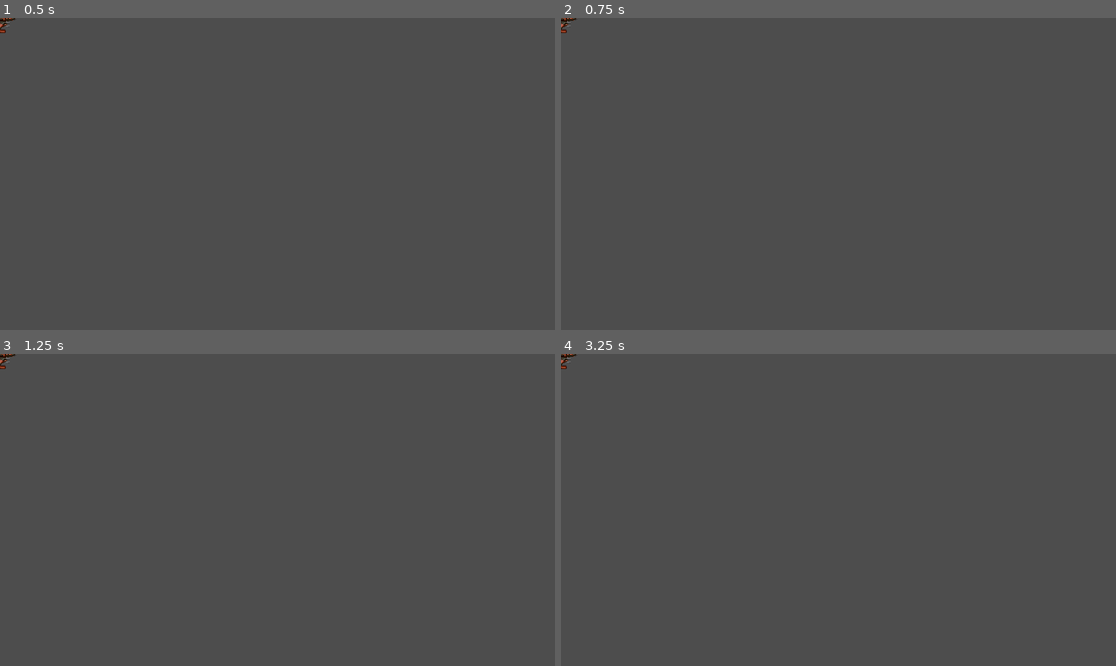
Above: before the commit, frames 1-4 (two rows, left to right).
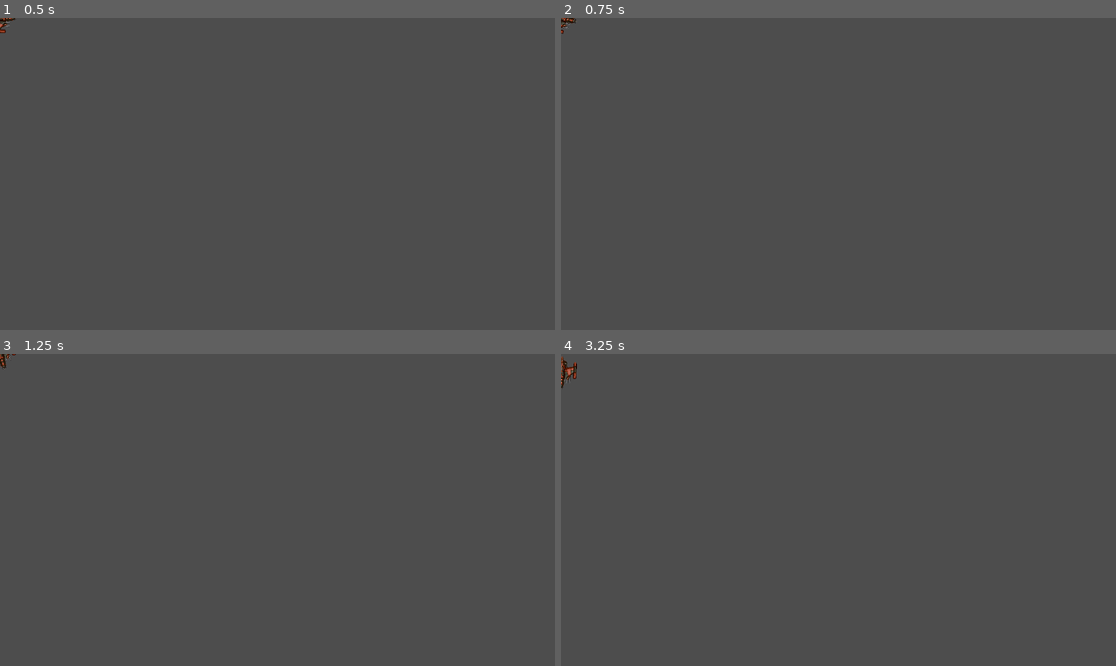
Above: after the commit, the same moments.

Repository: Nordtwig/rockin-roids
Game: Godot game, scene res://player/player.tscn
The game is run twice, just before and just after one commit, with the same random seed, the same clock (stepped at 60 frames per second) and the same inputs. Before the commit the project has no main scene; this scene is started directly in both runs.
Inputs:
- Up to frame 1 (0.5 s): no input
- Up to frame 2 (0.75 s): tap Enter at 0.5 s; hold D (rotate_right) from 0.53 s (still down)
- Up to frame 3 (1.25 s): keep holding D (rotate_right)
- Up to frame 4 (3.25 s): release D (rotate_right) at 1.28 s; hold A (rotate_left) 1.28-2.03 s; hold D (rotate_right) 2.03-2.78 s; hold W (thrust) from 2.78 s (still down)

Frame 1 is identical in both runs. In frame 2, less than 0.1% of the frame differs, in the area x 0-3%, y 0-6%; in frame 3, less than 0.1%; in frame 4, 0.2%, in the area x 0-3%, y 0-11%.

Commit message:
create player state machine, make player move and wrap position on reaching edges

Diff:
--- /dev/null
+++ b/player/player.gd
@@ -0,0 +1,54 @@
+extends RigidBody2D
+
+enum PlayerState {INIT, ALIVE, INVULNERABLE, DEAD}
+
+@export var engine_power: float = 500.0
+@export var rotation_power: float = 8000.0
+
+var current_state = PlayerState.INIT
+var thrust: Vector2 = Vector2.ZERO
+var rotation_direction: float = 0
+var screen_size: Vector2 = Vector2.ZERO
+
+
+func _ready() -> void:
+    screen_size = get_viewport_rect().size
+    _change_state(PlayerState.ALIVE)
+
+
+func _process(_delta) -> void:
+    _get_input()
+
+
+func _physics_process(_delta) -> void:
+    constant_force = thrust
+    constant_torque = rotation_direction * rotation_power
+
+
+func _integrate_forces(physics_state: PhysicsDirectBodyState2D) -> void:
+    var x_form = physics_state.transform
+    x_form.origin.x = wrapf(x_form.origin.x, 0, screen_size.x)
+    x_form.origin.y = wrapf(x_form.origin.y, 0, screen_size.y)
+    physics_state.transform = x_form
+
+
+func _change_state(new_state) -> void:
+    match new_state:
+        PlayerState.INIT:
+            $CollisionShape2D.set_deferred("disabled", true)
+        PlayerState.ALIVE:
+            $CollisionShape2D.set_deferred("disabled", false)
+        PlayerState.INVULNERABLE:
+            $CollisionShape2D.set_deferred("disabled", true)
+        PlayerState.DEAD:
+            $CollisionShape2D.set_deferred("disabled", true)
+    current_state = new_state
+
+
+func _get_input() -> void:
+    thrust = Vector2.ZERO
+    if current_state in [PlayerState.DEAD, PlayerState.INIT]:
+        return
+    if Input.is_action_pressed("thrust"):
+        thrust = transform.x * engine_power
+    rotation_direction = Input.get_axis("rotate_left", "rotate_right")
--- a/player/player.tscn
+++ b/player/player.tscn
@@ -1,11 +1,15 @@
-[gd_scene load_steps=3 format=3 uid="uid://c7fifqy6dnshj"]
+[gd_scene load_steps=4 format=3 uid="uid://c7fifqy6dnshj"]
 
 [ext_resource type="Texture2D" uid="uid://c0bxb43303qqt" path="res://assets/player_ship.png" id="1_2t86w"]
+[ext_resource type="Script" path="res://player/player.gd" id="1_xlh2l"]
 
 [sub_resource type="CircleShape2D" id="CircleShape2D_uxtym"]
 radius = 26.0768
 
 [node name="Player" type="RigidBody2D"]
+linear_damp = 1.0
+angular_damp = 10.0
+script = ExtResource("1_xlh2l")
 
 [node name="Sprite2D" type="Sprite2D" parent="."]
 rotation = 1.5708
--- a/project.godot
+++ b/project.godot
@@ -11,6 +11,7 @@
 [application]
 
 config/name="Rockin-roids"
+run/main_scene="res://player/player.tscn"
 config/features=PackedStringArray("4.2", "Forward Plus")
 config/icon="res://icon.svg"
 
